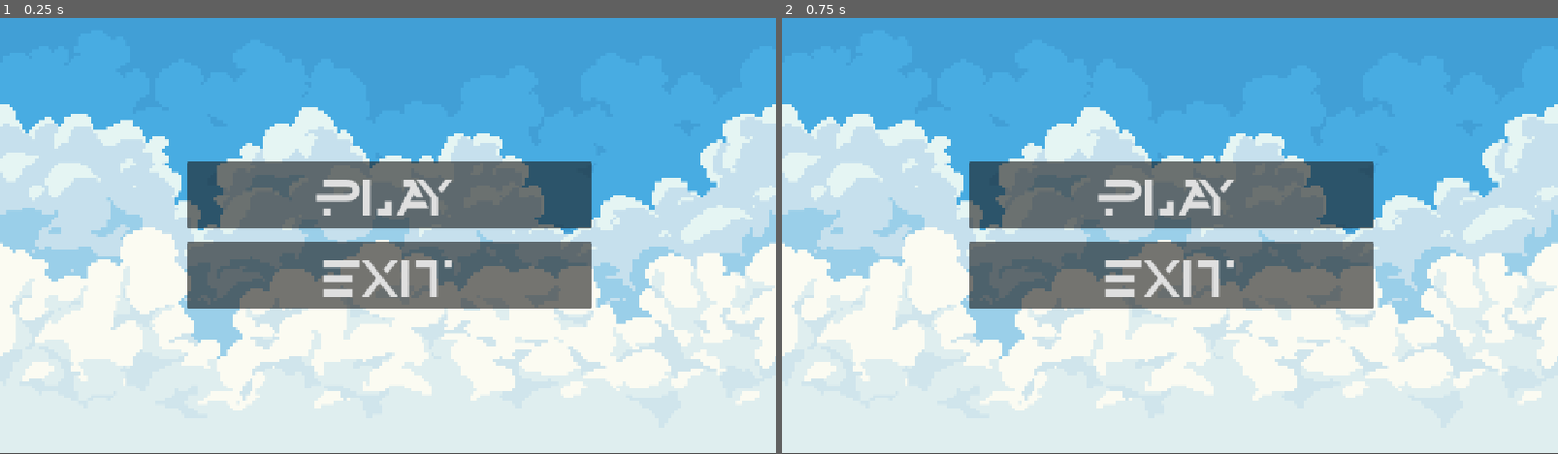
Above: before the commit, frames 1-2 (left to right).
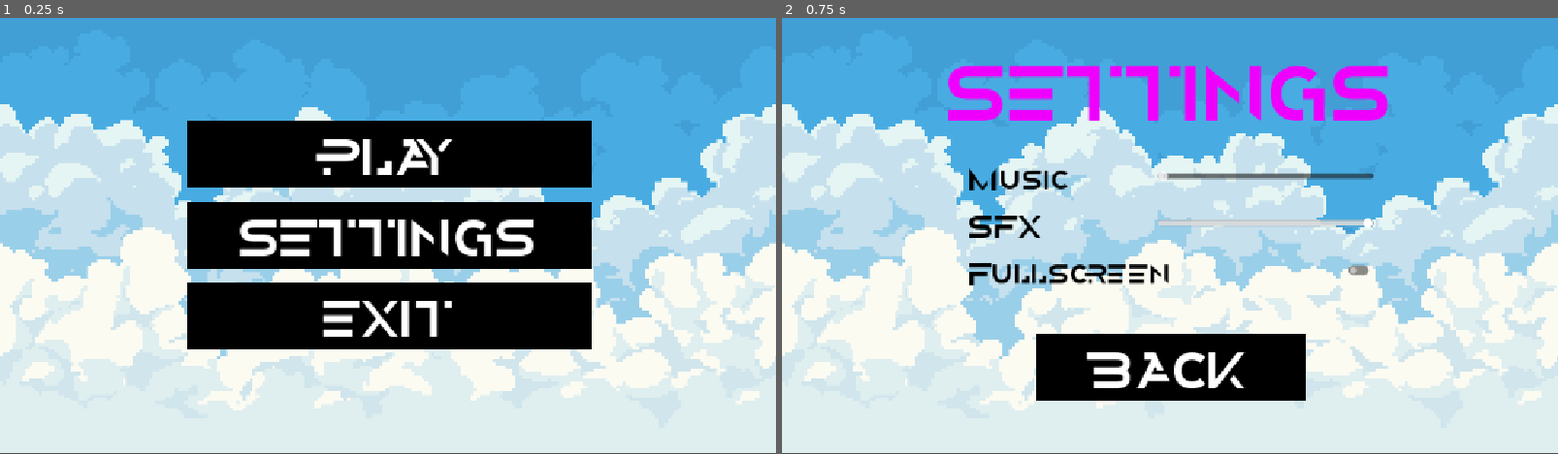
Above: after the commit, the same moments.

Repository: MultiplayerJake/GameJam-Crow-Smash
Game: Godot game, scene res://Scenes/MainScenes/menu.tscn
Two runs of this game, one before a commit and one after it. Both use one fixed random seed, a clock stepped at 60 frames per second and the inputs below.
Inputs (mouse positions are in pixels of both pictures, inside the frame that each line leads up to):
- Up to frame 1 (0.25 s): no input
- Up to frame 2 (0.75 s): click (1170, 236) at 0.5 s, where only the run after the commit has a clickable "SETTINGS"

The runs differ from the first frame. In frame 1, 27% of the frame differs, in the area x 24-77%, y 23-76%; in frame 2, 24%.

Commit message:
Added settings.
Added settings where you can change your window to windowed fullscreen and to windowed. In settings you can also change the volume of music or sfx.

Diff:
--- /dev/null
+++ b/Saves/settings.cfg
@@ -0,0 +1,4 @@
+[audio]
+
+music=0.0
+sfx=1.0
--- /dev/null
+++ b/Scenes/MainScenes/Settings.tscn
@@ -0,0 +1,102 @@
+[gd_scene format=3 uid="uid://ca7bhnmpj6rbd"]
+
+[ext_resource type="Texture2D" uid="uid://diu3uyc7d6hfd" path="res://Assets/Backgrounds/demo01_PixelSky_1920x1080.png" id="1_bg"]
+[ext_resource type="FontFile" uid="uid://ctfp4o6kope0" path="res://Assets/Fonts/Alternity.ttf" id="2_font"]
+[ext_resource type="Script" uid="uid://bv7480d0bppkc" path="res://Scripts/fullscreen_toggle.gd" id="3_4ykyk"]
+[ext_resource type="Script" uid="uid://d1v1j1oge75tf" path="res://Scripts/back_to_menu_settings.gd" id="4_fio71"]
+[ext_resource type="Script" path="res://Scripts/settings.gd" id="5_settings"]
+
+[sub_resource type="StyleBoxFlat" id="StyleBoxFlat_25dpc"]
+bg_color = Color(0, 0, 0, 1)
+
+[node name="Settings" type="Node2D" unique_id=676603871]
+script = ExtResource("5_settings")
+
+[node name="Background" type="Sprite2D" parent="." unique_id=676603872]
+position = Vector2(577.5, 322.49997)
+scale = Vector2(0.602, 0.6)
+texture = ExtResource("1_bg")
+
+[node name="Title" type="Label" parent="." unique_id=676603873]
+offset_left = 177.5
+offset_top = 40.0
+offset_right = 977.5
+offset_bottom = 160.0
+theme_override_colors/font_color = Color(0.93286914, 0.0011143232, 0.989181, 1)
+theme_override_fonts/font = ExtResource("2_font")
+theme_override_font_sizes/font_size = 96
+text = "SETTINGS"
+horizontal_alignment = 1
+
+[node name="MusicLabel" type="Label" parent="." unique_id=676603874]
+offset_left = 277.5
+offset_top = 210.0
+offset_right = 527.5
+offset_bottom = 260.0
+theme_override_colors/font_color = Color(0, 0, 0, 1)
+theme_override_fonts/font = ExtResource("2_font")
+theme_override_font_sizes/font_size = 40
+text = "Music"
+vertical_alignment = 1
+
+[node name="MusicSlider" type="HSlider" parent="." unique_id=676603875]
+offset_left = 558.0
+offset_top = 215.0
+offset_right = 878.0
+offset_bottom = 255.0
+min_value = 0.0
+max_value = 100.0
+step = 1.0
+value = 70.0
+
+[node name="SfxLabel" type="Label" parent="." unique_id=676603876]
+offset_left = 277.5
+offset_top = 280.0
+offset_right = 527.5
+offset_bottom = 330.0
+theme_override_colors/font_color = Color(0, 0, 0, 1)
+theme_override_fonts/font = ExtResource("2_font")
+theme_override_font_sizes/font_size = 40
+text = "SFX"
+vertical_alignment = 1
+
+[node name="SfxSlider" type="HSlider" parent="." unique_id=676603877]
+offset_left = 557.5
+offset_top = 285.0
+offset_right = 877.5
+offset_bottom = 325.0
+min_value = 0.0
+max_value = 100.0
+step = 1.0
+value = 80.0
+
+[node name="FullscreenLabel" type="Label" parent="." unique_id=676603878]
+offset_left = 278.0
+offset_top = 350.0
+offset_right = 580.0
+offset_bottom = 406.0
+theme_override_colors/font_color = Color(0, 0, 0, 1)
+theme_override_fonts/font = ExtResource("2_font")
+theme_override_font_sizes/font_size = 40
+text = "Fullscreen"
+vertical_alignment = 1
+
+[node name="FullscreenToggle" type="CheckButton" parent="." unique_id=676603879]
+offset_left = 558.0
+offset_top = 350.0
+offset_right = 878.0
+offset_bottom = 400.0
+script = ExtResource("3_4ykyk")
+
+[node name="Back" type="Button" parent="." unique_id=676603880]
+custom_minimum_size = Vector2(400, 100)
+offset_left = 378.0
+offset_top = 470.0
+offset_right = 778.0
+offset_bottom = 570.0
+theme_override_colors/font_color = Color(1, 1, 1, 1)
+theme_override_fonts/font = ExtResource("2_font")
+theme_override_font_sizes/font_size = 64
+theme_override_styles/normal = SubResource("StyleBoxFlat_25dpc")
+text = "BACK"
+script = ExtResource("4_fio71")
--- a/Scenes/MainScenes/character.tscn
+++ b/Scenes/MainScenes/character.tscn
@@ -276,6 +276,7 @@
 
 [node name="AudioStreamPlayer2D" type="AudioStreamPlayer2D" parent="." unique_id=1993744766]
 stream = ExtResource("3_tfkgr")
+bus = &"SFX"
 
 [node name="Bat" type="Sprite2D" parent="." unique_id=106400254]
 position = Vector2(27.000008, 16)
--- a/Scenes/MainScenes/game.tscn
+++ b/Scenes/MainScenes/game.tscn
@@ -13,7 +13,7 @@
 size = Vector2(1192, 108)
 
 [sub_resource type="RectangleShape2D" id="RectangleShape2D_wa0de"]
-size = Vector2(214.33, 647)
+size = Vector2(214.33, 657.5)
 
 [sub_resource type="RectangleShape2D" id="RectangleShape2D_f21wm"]
 
@@ -54,7 +54,7 @@
 texture = ExtResource("2_jxumy")
 
 [node name="CollisionShape2D" type="CollisionShape2D" parent="Walls" unique_id=1377827064]
-position = Vector2(1069, 319)
+position = Vector2(1069, 324.25)
 shape = SubResource("RectangleShape2D_wa0de")
 
 [node name="Blocks" type="StaticBody2D" parent="." unique_id=908692388 groups=["blocks"]]
--- a/Scenes/MainScenes/menu.tscn
+++ b/Scenes/MainScenes/menu.tscn
@@ -5,6 +5,10 @@
 [ext_resource type="Script" uid="uid://bhhk8lxcse0fn" path="res://Scripts/Play_button.gd" id="2_3jjav"]
 [ext_resource type="FontFile" uid="uid://ctfp4o6kope0" path="res://Assets/Fonts/Alternity.ttf" id="3_i8xsx"]
 [ext_resource type="Script" uid="uid://bjo2rsnrdshig" path="res://Scripts/exit_button.gd" id="3_nbi7p"]
+[ext_resource type="Script" uid="uid://dn5w378na6rkh" path="res://Scripts/Settings_button.gd" id="4_stngs"]
+
+[sub_resource type="StyleBoxFlat" id="StyleBoxFlat_black"]
+bg_color = Color(0, 0, 0, 1)
 
 [node name="Menu" type="Node2D" unique_id=164902082]
 script = ExtResource("1_wo160")
@@ -18,21 +22,39 @@
 custom_minimum_size = Vector2(600, 100)
 custom_maximum_size = Vector2(600, 600)
 offset_left = 277.5
-offset_top = 212.5
+offset_top = 152.5
 offset_right = 877.5
-offset_bottom = 312.5
+offset_bottom = 252.5
+theme_override_colors/font_color = Color(1, 1, 1, 1)
 theme_override_fonts/font = ExtResource("3_i8xsx")
 theme_override_font_sizes/font_size = 64
+theme_override_styles/normal = SubResource("StyleBoxFlat_black")
 text = "PLAY"
 script = ExtResource("2_3jjav")
 
+[node name="Settings_button" type="Button" parent="." unique_id=1284977331]
+custom_minimum_size = Vector2(600, 100)
+custom_maximum_size = Vector2(600, 600)
+offset_left = 277.5
+offset_top = 272.5
+offset_right = 877.5
+offset_bottom = 372.5
+theme_override_colors/font_color = Color(1, 1, 1, 1)
+theme_override_fonts/font = ExtResource("3_i8xsx")
+theme_override_font_sizes/font_size = 64
+theme_override_styles/normal = SubResource("StyleBoxFlat_black")
+text = "SETTINGS"
+script = ExtResource("4_stngs")
+
 [node name="Exit_button" type="Button" parent="." unique_id=314379669]
 custom_minimum_size = Vector2(600, 100)
-offset_left = 277.5
-offset_top = 332.5
-offset_right = 877.5
-offset_bottom = 432.5
+offset_left = 278.0
+offset_top = 393.0
+offset_right = 878.0
+offset_bottom = 493.0
+theme_override_colors/font_color = Color(1, 1, 1, 1)
 theme_override_fonts/font = ExtResource("3_i8xsx")
 theme_override_font_sizes/font_size = 64
+theme_override_styles/normal = SubResource("StyleBoxFlat_black")
 text = "EXIT"
 script = ExtResource("3_nbi7p")
--- /dev/null
+++ b/Scenes/MusicPlayer.tscn
@@ -0,0 +1,7 @@
+[gd_scene format=3]
+
+[ext_resource type="Script" path="res://Scripts/music_player.gd" id="1_script"]
+
+[node name="MusicPlayer" type="AudioStreamPlayer"]
+bus = &"Music"
+script = ExtResource("1_script")
--- /dev/null
+++ b/Scripts/Settings_button.gd
@@ -0,0 +1,19 @@
+extends Button
+
+var settings_scene = "res://Scenes/MainScenes/Settings.tscn"
+
+# Called when the node enters the scene tree for the first time.
+func _ready() -> void:
+	pressed.connect(_on_pressed)
+
+
+# Called every frame. 'delta' is the elapsed time since the previous frame.
+func _process(delta: float) -> void:
+	pass
+
+
+func _on_pressed() -> void:
+	var error = get_tree().change_scene_to_file(settings_scene)
+	print("changed the scene to settings scene")
+	if error != OK:
+		print("Failed to change scene, error code: ", error)
--- /dev/null
+++ b/Scripts/audio_settings.gd
@@ -0,0 +1,63 @@
+extends Node
+
+const SAVE_DIR := "res://Saves"
+const SAVE_PATH := "res://Saves/settings.cfg"
+const SAVE_DELAY := 0.25
+
+var music_volume: float = 0.7
+var sfx_volume: float = 0.8
+
+var _save_timer: Timer
+
+
+func _ready() -> void:
+	_save_timer = Timer.new()
+	_save_timer.one_shot = true
+	_save_timer.wait_time = SAVE_DELAY
+	_save_timer.timeout.connect(_save_settings)
+	add_child(_save_timer)
+
+	_load_settings()
+	_apply_all()
+
+
+func set_music_volume(value: float) -> void:
+	music_volume = clampf(value, 0.0, 1.0)
+	_apply_bus("Music", music_volume)
+	_save_timer.start()
+
+
+func set_sfx_volume(value: float) -> void:
+	sfx_volume = clampf(value, 0.0, 1.0)
+	_apply_bus("SFX", sfx_volume)
+	_save_timer.start()
+
+
+func _apply_all() -> void:
+	_apply_bus("Music", music_volume)
+	_apply_bus("SFX", sfx_volume)
+
+
+func _apply_bus(bus_name: String, value: float) -> void:
+	var index := AudioServer.get_bus_index(bus_name)
+	if index == -1:
+		push_warning("Audio bus '%s' not found" % bus_name)
+		return
+	AudioServer.set_bus_mute(index, value <= 0.001)
+	AudioServer.set_bus_volume_db(index, linear_to_db(maxf(value, 0.001)))
+
+
+func _load_settings() -> void:
+	var config := ConfigFile.new()
+	if config.load(SAVE_PATH) != OK:
+		return
+	music_volume = clampf(float(config.get_value("audio", "music", music_volume)), 0.0, 1.0)
+	sfx_volume = clampf(float(config.get_value("audio", "sfx", sfx_volume)), 0.0, 1.0)
+
+
+func _save_settings() -> void:
+	DirAccess.make_dir_recursive_absolute(ProjectSettings.globalize_path(SAVE_DIR))
+	var config := ConfigFile.new()
+	config.set_value("audio", "music", music_volume)
+	config.set_value("audio", "sfx", sfx_volume)
+	config.save(SAVE_PATH)
--- /dev/null
+++ b/Scripts/back_to_menu_settings.gd
@@ -0,0 +1,19 @@
+extends Button
+
+var menu_scene = "res://Scenes/MainScenes/menu.tscn"
+
+# Called when the node enters the scene tree for the first time.
+func _ready() -> void:
+	pressed.connect(_on_pressed)
+
+
+# Called every frame. 'delta' is the elapsed time since the previous frame.
+func _process(delta: float) -> void:
+	pass
+
+
+func _on_pressed() -> void:
+	var error = get_tree().change_scene_to_file(menu_scene)
+	print("changed the scene to Menu scene")
+	if error != OK:
+		print("Failed to change scene, error code: ", error)
--- /dev/null
+++ b/Scripts/fullscreen_toggle.gd
@@ -0,0 +1,22 @@
+extends CheckButton
+
+
+# Called when the node enters the scene tree for the first time.
+func _ready() -> void:
+	toggled.connect(_toggled)
+
+
+# Called every frame. 'delta' is the elapsed time since the previous frame.
+func _process(delta: float) -> void:
+	pass
+
+
+func _toggled(toggled_on: bool) -> void:
+	if toggled_on == true:
+		print("Turned fullscreen windowed mode on")
+		DisplayServer.window_set_mode(DisplayServer.WINDOW_MODE_FULLSCREEN)
+	elif toggled_on == false:
+		print("Turned fullscreen windowed mode off")
+		DisplayServer.window_set_mode(DisplayServer.WINDOW_MODE_WINDOWED)
+	else:
+		print("Error")
--- /dev/null
+++ b/Scripts/music_player.gd
@@ -0,0 +1,44 @@
+extends AudioStreamPlayer
+
+const MUSIC_DIR := "res://Assets/Music"
+const AUDIO_EXTENSIONS := ["ogg", "wav", "mp3"]
+
+
+func _ready() -> void:
+	if stream == null:
+		stream = _find_track()
+	if stream == null:
+		return
+	_enable_loop()
+	play()
+
+
+func _find_track() -> AudioStream:
+	for extension in AUDIO_EXTENSIONS:
+		var path := "%s/theme.%s" % [MUSIC_DIR, extension]
+		if ResourceLoader.exists(path):
+			return load(path)
+
+	var dir := DirAccess.open(MUSIC_DIR)
+	if dir == null:
+		return null
+
+	dir.list_dir_begin()
+	var file_name := dir.get_next()
+	while file_name != "":
+		if not dir.current_is_dir() and file_name.get_extension().to_lower() in AUDIO_EXTENSIONS:
+			var path := "%s/%s" % [MUSIC_DIR, file_name]
+			dir.list_dir_end()
+			return load(path)
+		file_name = dir.get_next()
+	dir.list_dir_end()
+	return null
+
+
+func _enable_loop() -> void:
+	if stream is AudioStreamOggVorbis:
+		(stream as AudioStreamOggVorbis).loop = true
+	elif stream is AudioStreamMP3:
+		(stream as AudioStreamMP3).loop = true
+	elif stream is AudioStreamWAV:
+		(stream as AudioStreamWAV).loop_mode = AudioStreamWAV.LOOP_FORWARD
--- /dev/null
+++ b/Scripts/settings.gd
@@ -0,0 +1,20 @@
+extends Node2D
+
+@onready var music_slider: HSlider = $MusicSlider
+@onready var sfx_slider: HSlider = $SfxSlider
+
+
+func _ready() -> void:
+	music_slider.value = AudioSettings.music_volume * 100.0
+	sfx_slider.value = AudioSettings.sfx_volume * 100.0
+
+	music_slider.value_changed.connect(_on_music_changed)
+	sfx_slider.value_changed.connect(_on_sfx_changed)
+
+
+func _on_music_changed(value: float) -> void:
+	AudioSettings.set_music_volume(value / 100.0)
+
+
+func _on_sfx_changed(value: float) -> void:
+	AudioSettings.set_sfx_volume(value / 100.0)
--- /dev/null
+++ b/default_bus_layout.tres
@@ -0,0 +1,21 @@
+[gd_resource type="AudioBusLayout" format=3]
+
+[resource]
+bus/0/name = &"Master"
+bus/0/solo = false
+bus/0/mute = false
+bus/0/bypass_fx = false
+bus/0/volume_db = 0.0
+bus/0/send = &""
+bus/1/name = &"Music"
+bus/1/solo = false
+bus/1/mute = false
+bus/1/bypass_fx = false
+bus/1/volume_db = 0.0
+bus/1/send = &"Master"
+bus/2/name = &"SFX"
+bus/2/solo = false
+bus/2/mute = false
+bus/2/bypass_fx = false
+bus/2/volume_db = 0.0
+bus/2/send = &"Master"
--- a/project.godot
+++ b/project.godot
@@ -14,6 +14,15 @@
 run/main_scene="uid://d4mofrg08uyvg"
 config/features=PackedStringArray("4.7", "Forward Plus")
 config/icon="res://Assets/placeholders/icon.svg"
+
+[autoload]
+
+AudioSettings="*res://Scripts/audio_settings.gd"
+MusicPlayer="*res://Scenes/MusicPlayer.tscn"
+
+[audio]
+
+buses/default_bus_layout="res://default_bus_layout.tres"
 
 [display]
 
Not shown, added: Assets/Music/BackgroundMusic1.mp3.import
Not shown, added: Scripts/Settings_button.gd.uid
Not shown, added: Scripts/audio_settings.gd.uid
Not shown, added: Scripts/back_to_menu_settings.gd.uid
Not shown, added: Scripts/fullscreen_toggle.gd.uid
Not shown, added: Scripts/music_player.gd.uid
Not shown, added: Scripts/settings.gd.uid
Not shown, added: Assets/Music/BackgroundMusic1.mp3
Not shown, changed: Saves/high_score.save
